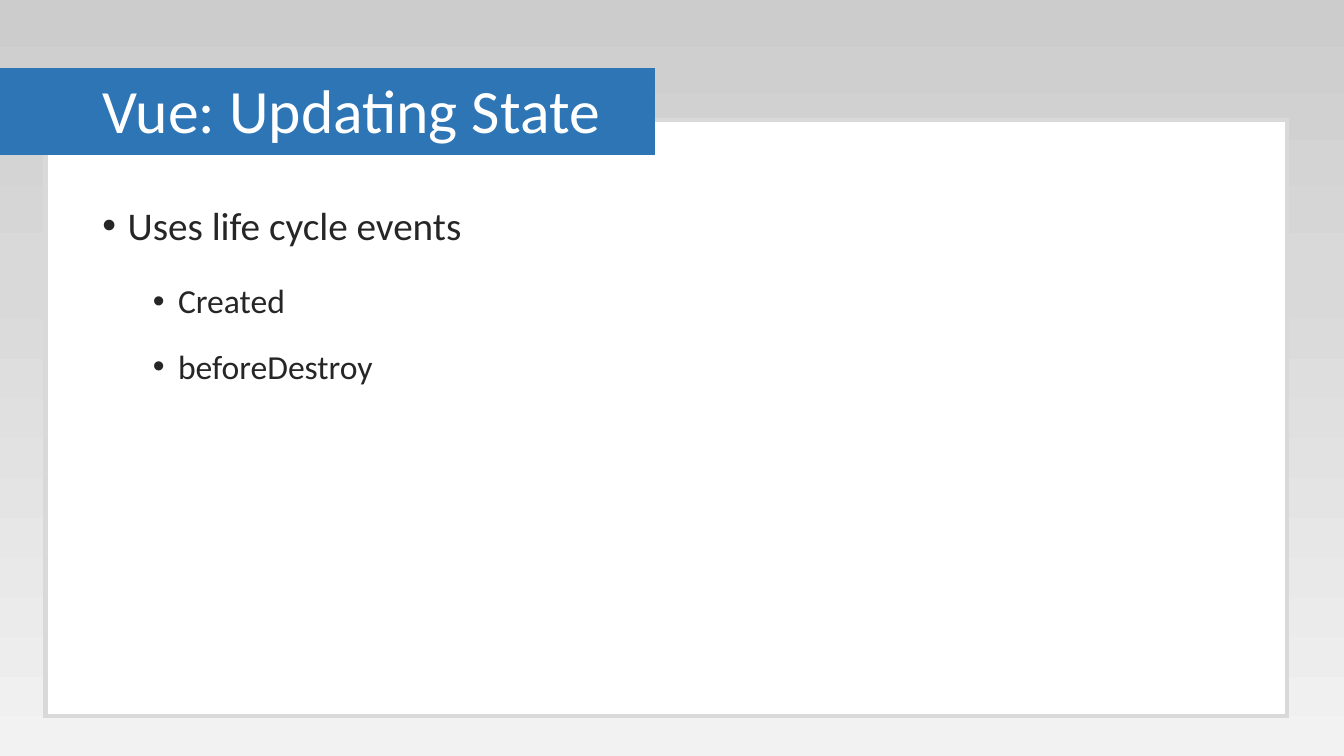
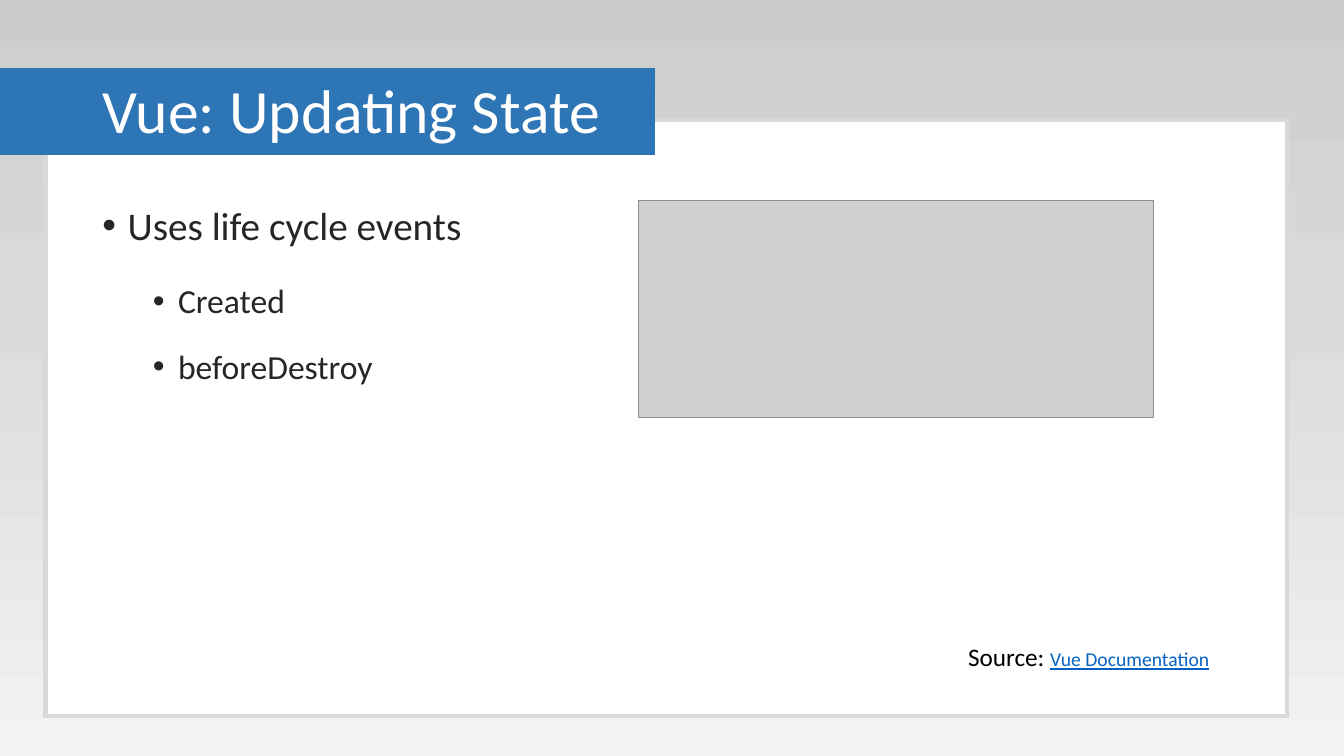
Before and after one commit to Paul-Hadfield/GameOfLife-Talk, a slide deck: slide 39 of Game Of Life Presentation.pptx (slide 23 before the commit). Drawn at 1344x756 pixels with LibreOffice and Linux fonts; fonts in the diff are those of the drawing; grey boxes stand for pictures. Boxes give left, top, right and bottom in pixels: in the first picture for what was removed or moved away, otherwise in the second. Text is boxed around its words. In the diff, an @@ line names an element or a change of style, - is before the commit and + after.

```diff
--- a/Game Of Life Presentation.pptx
+++ b/Game Of Life Presentation.pptx
@@ picture added at (x1=638, y1=201, x2=1153, y2=417) @@
@@ text added at (x1=968, y1=649, x2=1209, y2=670), 14 pt, text #0563C1, underline @@
+Source: Vue Documentation
```
Also in this commit, not shown: 8 other slides changed, 19 slides added, 1 slide removed.
